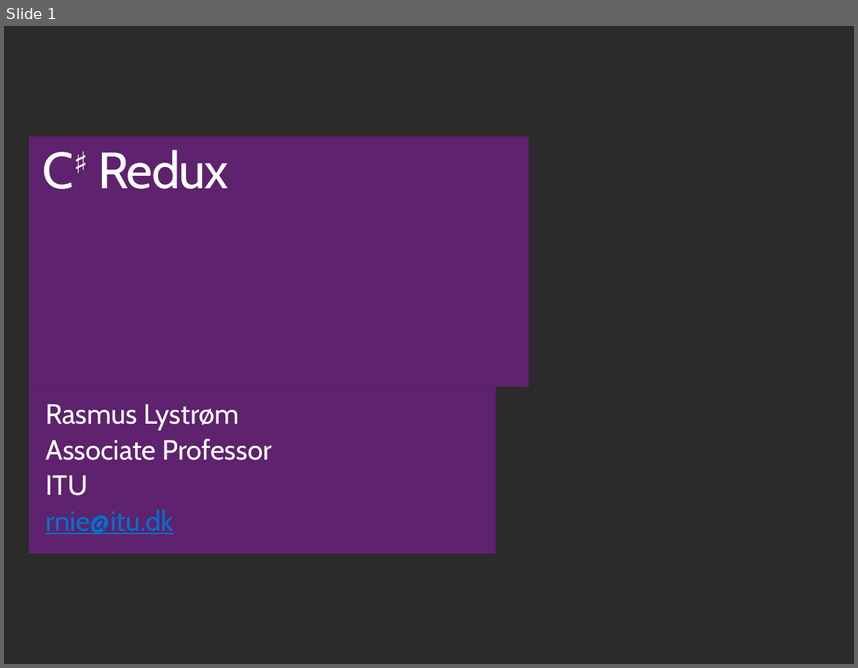
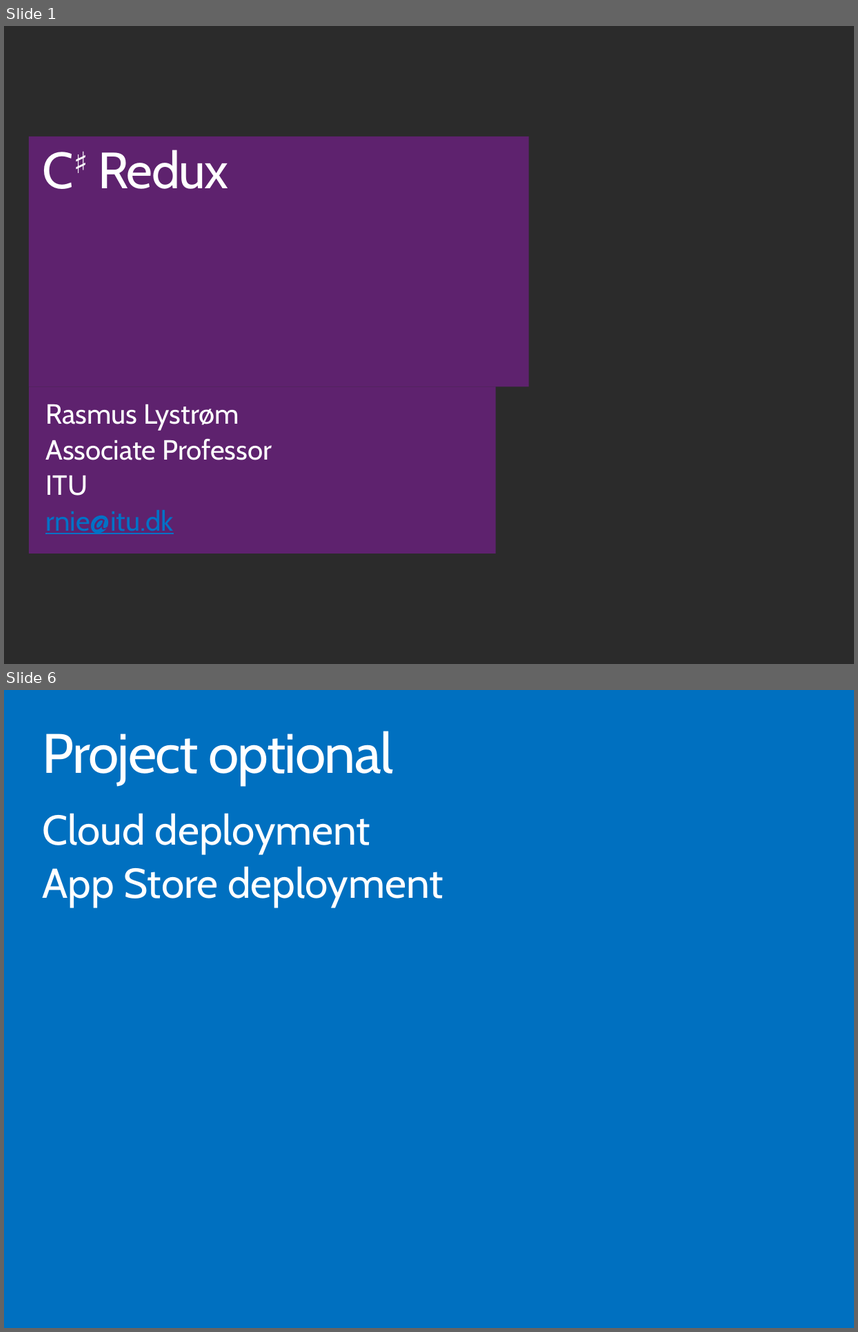
Before and after one commit to ondfisk/BDSA2018, a slide deck: Slides/Lecture11 - CSharp Redux.pptx. Shown one above the other, each under a label of ours: slide 1 before the commit, slides 1 and 6 after it; the slides between them are not shown. The pictures are 858x668 and 858x1332 pixels, drawn with LibreOffice and Linux fonts; fonts in the diff are those of the drawing; background and template pictures are left out; a plain dark background stands for a picture behind light text. Boxes give left, top, right and bottom in pixels: in the first picture for what was removed or moved away, otherwise in the second. Text is boxed around its words. In the diff, an @@ line names an element or a change of style, - is before the commit and + after.

```diff
--- a/Slides/Lecture11 - CSharp Redux.pptx
+++ b/Slides/Lecture11 - CSharp Redux.pptx
@@ slide 6 added at box(4, 690, 854, 1328), background #0070C0 @@
@@ title added at box(42, 731, 393, 785), 48 pt, text #FFFFFF @@
+Project optional
@@ text added at box(43, 813, 444, 907), 36 pt, text #FFFFFF @@
+Cloud deployment
+App Store deployment
```
Also in this commit, not shown: 9 other slides added, 1 slide removed, 52 other files.
